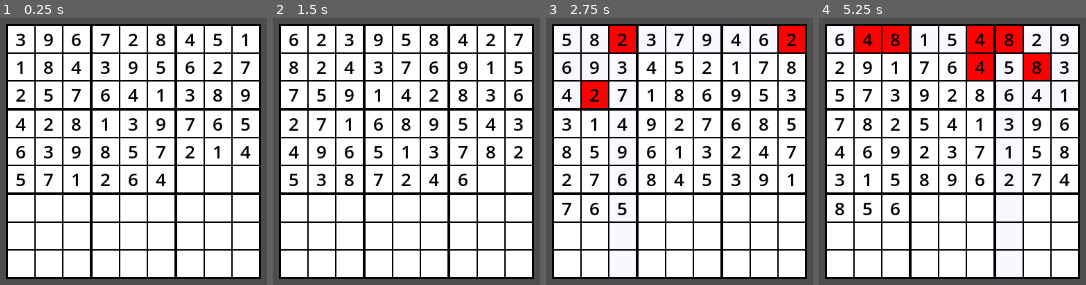
Above: before the commit, frames 1-4 (left to right).
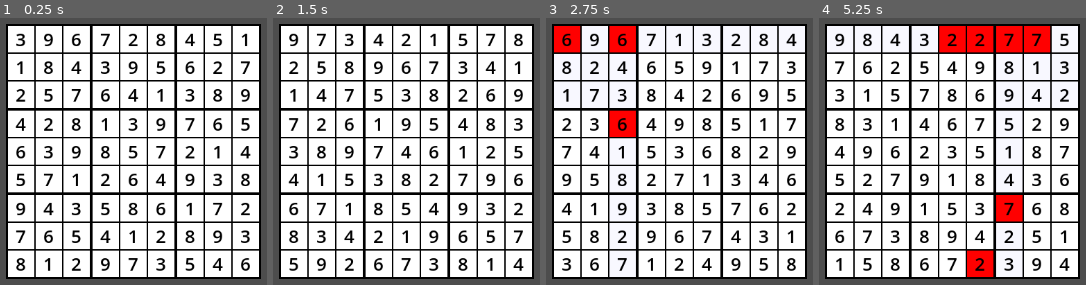
Above: after the commit, the same moments.

Repository: hfred0/Sudoku
Game: Godot game, scene res://main.tscn
Same seed, same stepped clock (60 frames per second), same inputs: the game is played once before the commit and once after it.
Inputs (mouse positions are in pixels of both pictures, inside the frame that each line leads up to):
- Up to frame 1 (0.25 s): no input
- Up to frame 2 (1.5 s): tap Enter at 0.5 s; move the mouse to (294, 39) at 0.52 s; hold C (check) 0.53-1.28 s; click (294, 39) at 0.67 s; tap R (reset) at 1.25 s; move the mouse to (321, 39) at 1.27 s; tap C (check) at 1.35 s; click (321, 39) at 1.42 s
- Up to frame 3 (2.75 s): tap R (reset) at 2 s; move the mouse to (623, 39) at 2.02 s; hold C (check) from 2.03 s (still down); click (623, 39) at 2.17 s
- Up to frame 4 (5.25 s): tap R (reset) at 2.75, 3.5, 4.25 s; move the mouse to (925, 39) at 2.77 s; release C (check) at 2.78 s; tap C (check) at 2.85, 4.35 s; click (925, 39) at 2.92 s; move the mouse to (952, 39) at 3.52 s; hold C (check) 3.53-4.28 s; click (952, 39) at 3.67 s; move the mouse to (979, 39) at 4.27 s; click (979, 39) at 4.42 s; move the mouse to (1008, 39) at 5.02 s; hold C (check) from 5.03 s (still down); click (1008, 39) at 5.17 s

The runs differ from the first frame. In frame 1, 3.1% of the frame differs, in the area x 5-94%, y 58-95%; in frame 2, 8.7%; in frame 3, 12%; in frame 4, 15%, in the area x 5-95%, y 2-98%.
Error after the commit: Invalid access to property or key '0' on a base object of type 'Nil'. (res://main.gd:39)

Commit message:
Add files via upload
Signed-off-by: hfred0 <160284400+hfred0@users.noreply.github.com>

Diff:
--- a/main.gd
+++ b/main.gd
@@ -1,8 +1,14 @@
 extends Node2D
 
+enum Schwierigkeiten{
+	einfach,
+	mittel,
+	schwer
+}
+
 const FeldGröße = 40
 
-var Schwierigkeit = "einfach"
+@export var Schwierigkeit:Schwierigkeiten
 var anzahlFelder = 81
 var selectFeld:int = -1
 var currentFeld:int = 0
@@ -20,14 +26,14 @@
 
 
 func anzahlFelderRand():
-	var Bereich = [0, 0]
+	var Bereich
 
 	match Schwierigkeit:
-		"einfach":
+		1:
 			Bereich = [40, 59]
-		"mittel":
+		2:
 			Bereich = [30, 49]
-		"schwierig":
+		3:
 			Bereich = [20, 39]
 
 	anzahlFelder = randf_range(Bereich[0], Bereich[1])
